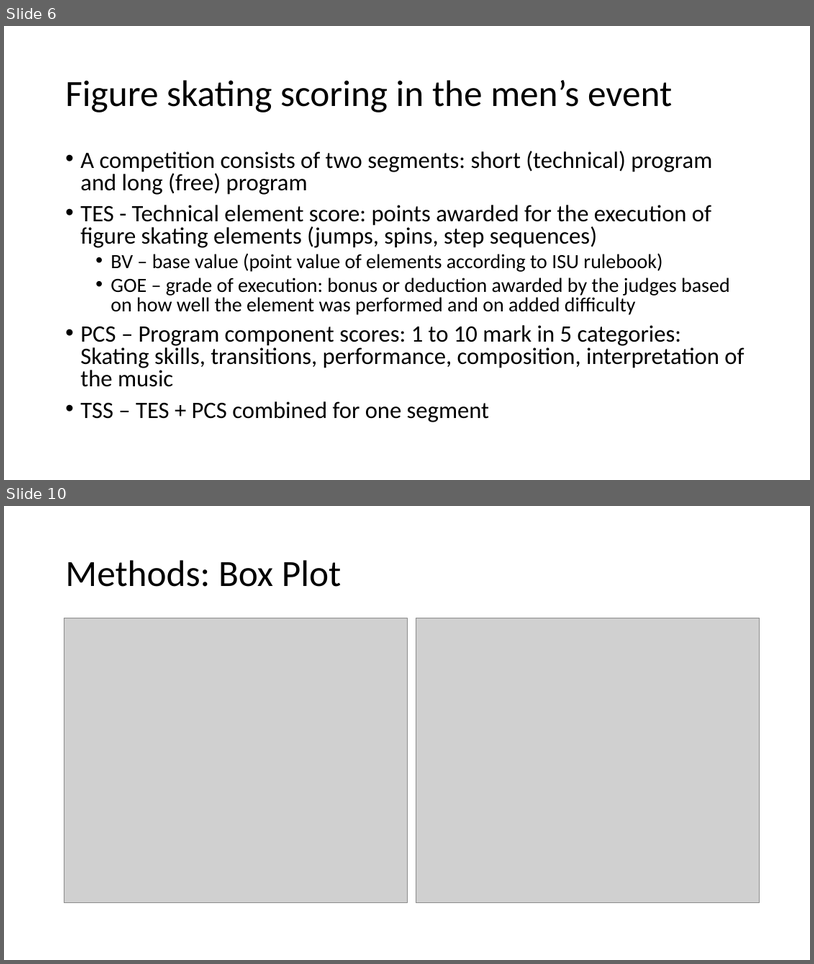
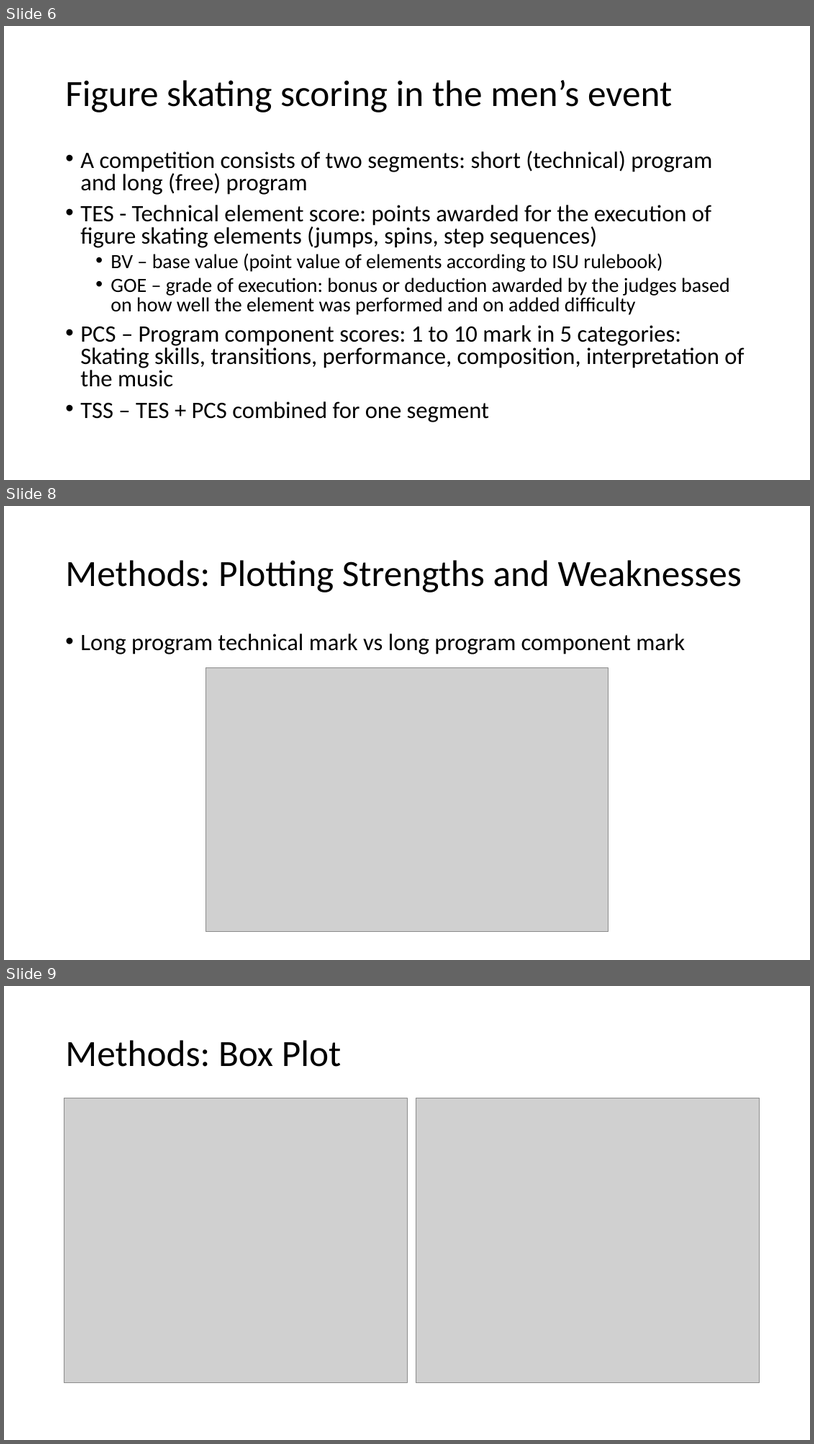
Before and after one commit to ninaanatchkova/figure_skating, a slide deck: presentation/Figure Skating at the 2018 Olympics.pptx. Shown one above the other, each under a label of ours: slides 6 and 10 before the commit, slides 6, 8 and 9 after it; the slides between them are not shown. The pictures are 814x964 and 814x1444 pixels, drawn with LibreOffice and Linux fonts; fonts in the diff are those of the drawing; grey boxes stand for pictures. Boxes give left, top, right and bottom in pixels: in the first picture for what was removed or moved away, otherwise in the second. Text is boxed around its words. In the diff, an @@ line names an element or a change of style, - is before the commit and + after.

```diff
--- a/presentation/Figure Skating at the 2018 Olympics.pptx
+++ b/presentation/Figure Skating at the 2018 Olympics.pptx
@@ slide 8 added at bbox=[4, 506, 810, 960], background #FFFFFF @@
@@ title added at bbox=[65, 560, 742, 592], 44 pt, text #000000 @@
+Methods: Plotting Strengths and Weaknesses
@@ text added at bbox=[80, 633, 685, 654], 28 pt, text #000000 @@
+• Long program technical mark vs long program component mark
@@ picture added at bbox=[206, 667, 608, 932] @@
@@ what was slide 10 is now slide 9 @@
```
Also in this commit, not shown: 6 slides changed, 2 slides removed, 11 other files.
